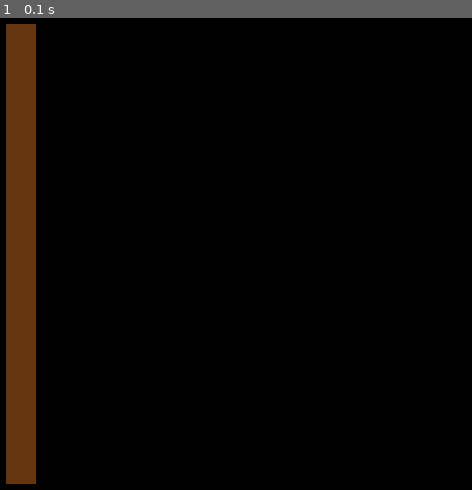
Above: before the commit, frame 1.
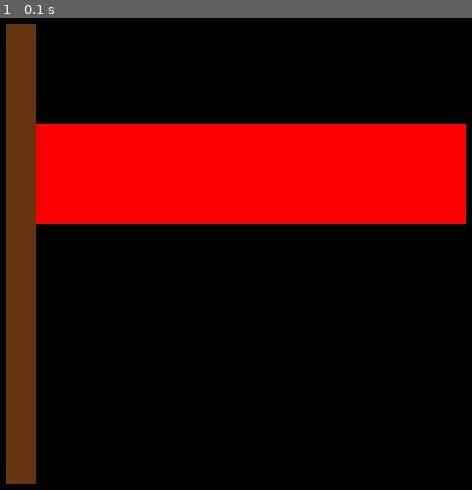
Above: after the commit, the same moment.

Repository: Busiky/git_pygame_homework
Game: pygame game, started from russian_flag.py
Same seed, same stepped clock (60 frames per second), same inputs: the game is played once before the commit and once after it.
Inputs:
- Up to frame 1 (0.1 s): no input

The runs differ from the first frame. In frame 1, 19% of the frame differs, in the area x 7-99%, y 22-44%.

Commit message:
Красная полоса

Diff:
--- a/russian_flag.py
+++ b/russian_flag.py
@@ -8,6 +8,7 @@
 
 def draw():
     pygame.draw.rect(screen, pygame.Color('#65350f'), (20, 20, 30, 460))
+    pygame.draw.rect(screen, pygame.Color('red'), (50, 120, 430, 100))
 
 
 draw()
